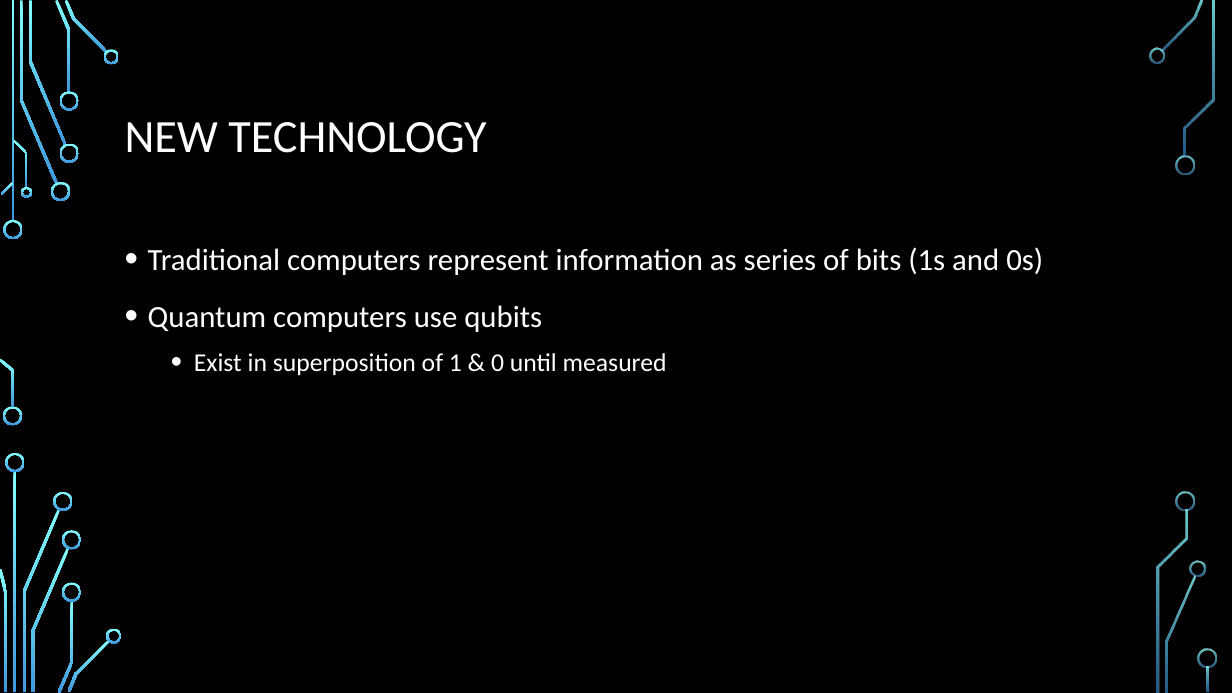
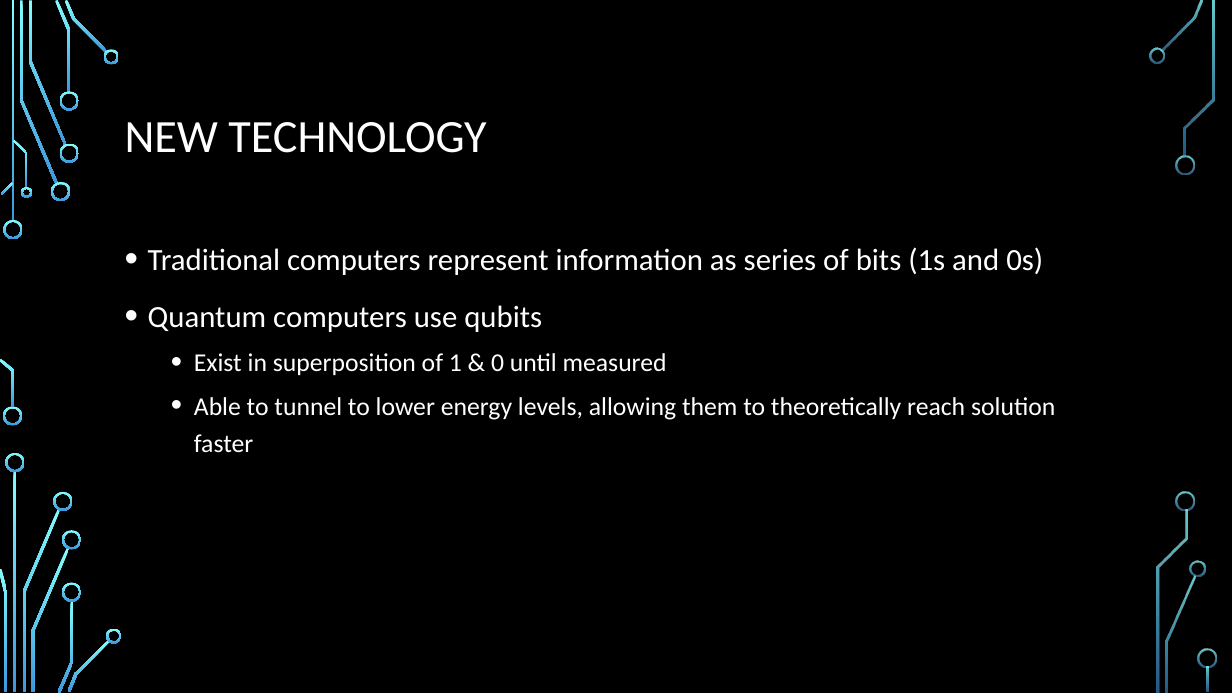
Before and after one commit to jwknaup/Junior, a slide deck: slide 20 of PHY 252/Applications of Quantum Physics in Electronics.pptx. Drawn at 1232x693 pixels with LibreOffice and Linux fonts; fonts in the diff are those of the drawing; background and template pictures are left out. Boxes give left, top, right and bottom in pixels: in the first picture for what was removed or moved away, otherwise in the second. Text is boxed around its words. In the diff, an @@ line names an element or a change of style, - is before the commit and + after.

```diff
--- a/PHY 252/Applications of Quantum Physics in Electronics.pptx
+++ b/PHY 252/Applications of Quantum Physics in Electronics.pptx
@@ text at <box>194,397,1055,453</box>: paragraph added @@
+  • Able to tunnel to lower energy levels, allowing them to theoretically reach solution faster
```
Also in this commit, not shown: 5 other slides changed, 20 other files.
